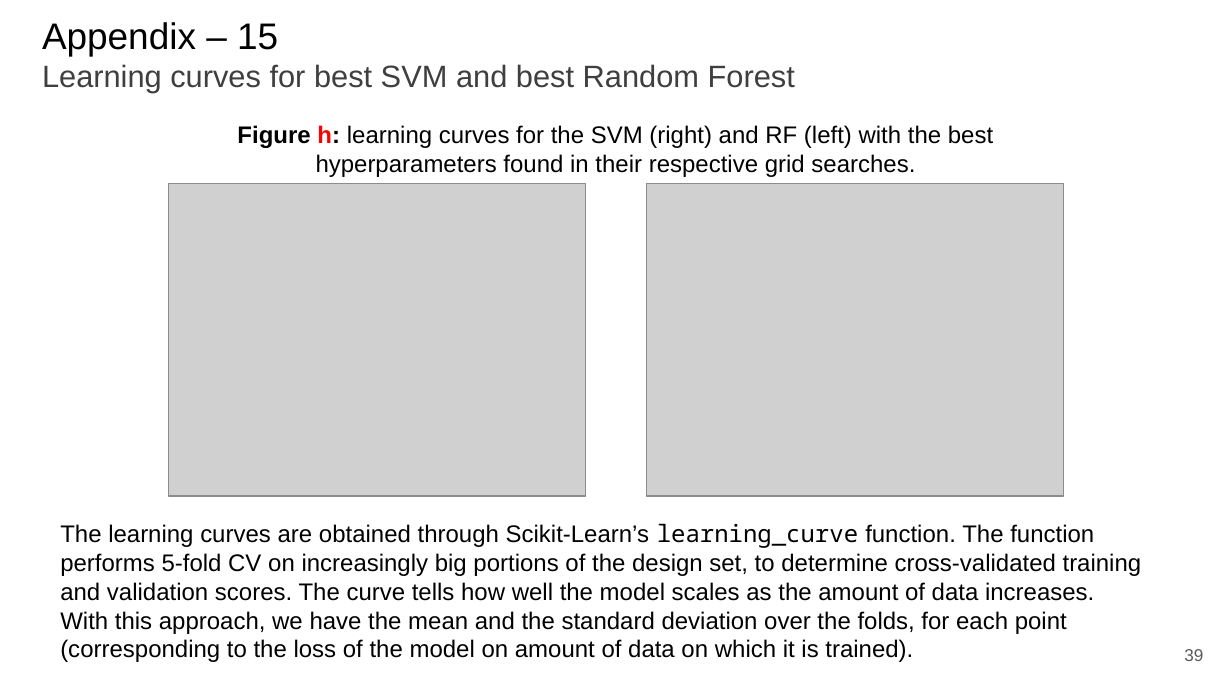
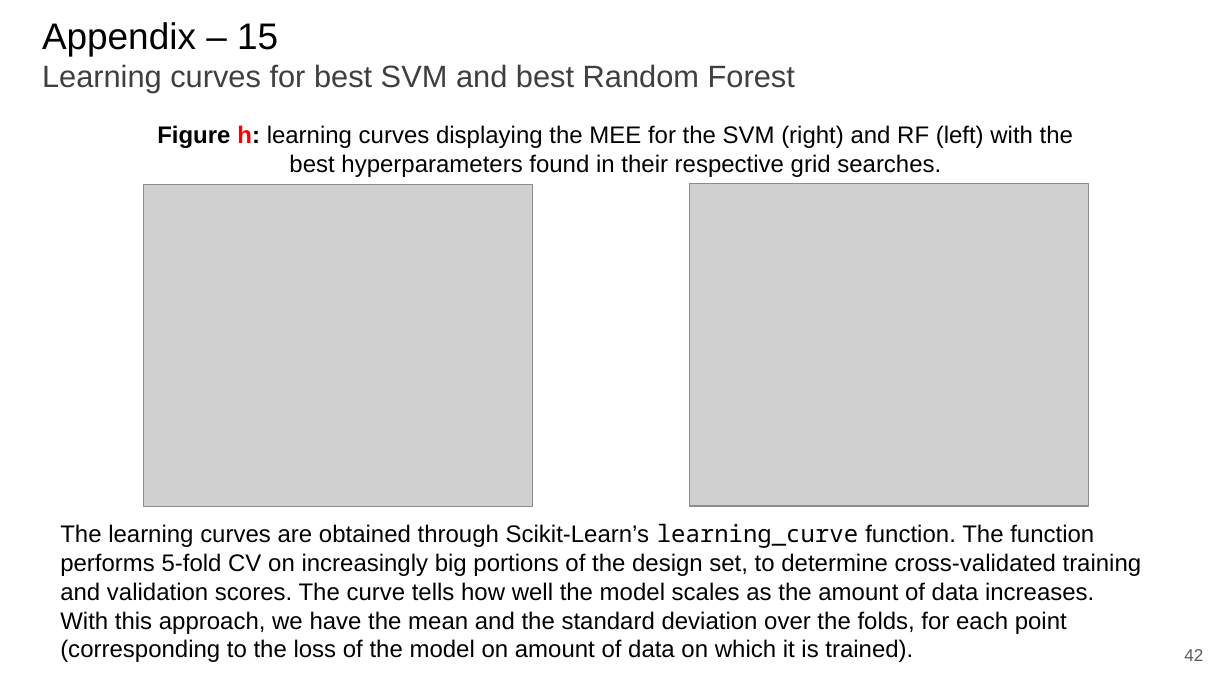
Before and after one commit to paolo-junior-mollica/machine-learning-project, a slide deck: slide 42 of relazione/Canduci_Marino_Mollica.pptx (slide 39 before the commit). Drawn at 1232x693 pixels with LibreOffice and Linux fonts; fonts in the diff are those of the drawing; grey boxes stand for pictures. Boxes give left, top, right and bottom in pixels: in the first picture for what was removed or moved away, otherwise in the second. Text is boxed around its words. In the diff, an @@ line names an element or a change of style, - is before the commit and + after.

```diff
--- a/relazione/Canduci_Marino_Mollica.pptx
+++ b/relazione/Canduci_Marino_Mollica.pptx
@@ text at (157, 125, 1073, 177): text changed @@
-Figure h: learning curves for the SVM (right) and RF (left) with the best hyperparameters found in their respective grid searches.
+Figure h: learning curves displaying the MEE for the SVM (right) and RF (left) with the best hyperparameters found in their respective grid searches.
@@ picture: place and size @@
-picture at (169, 184, 585, 496)
+picture at (143, 185, 532, 508)
@@ picture: place and size @@
-picture at (647, 184, 1063, 496)
+picture at (690, 184, 1089, 506)
@@ page number at (1184, 649, 1203, 661): text changed @@
-39
+42
```
Also in this commit, not shown: 16 other slides changed, 7 slides added, 1 slide removed.
